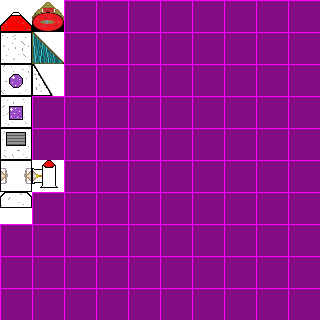
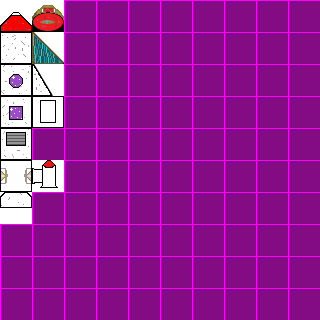
The second w=320, h=320 image is a revision of the first. Changes to its layers:
removed layer "Layer 2" over (33, 2, 52, 181)
painted on "Layer 1" over (32, 96, 64, 128)
